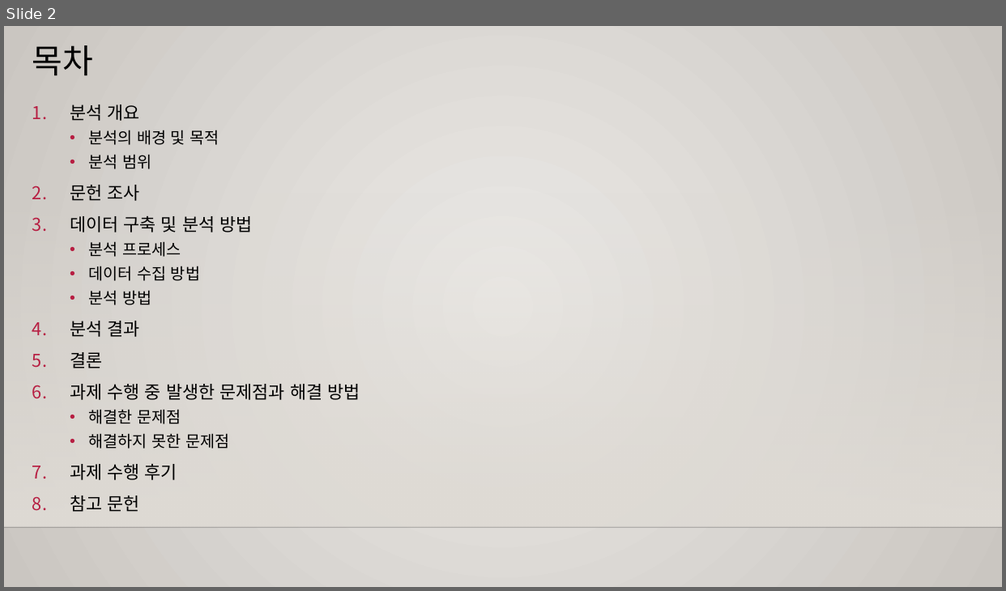
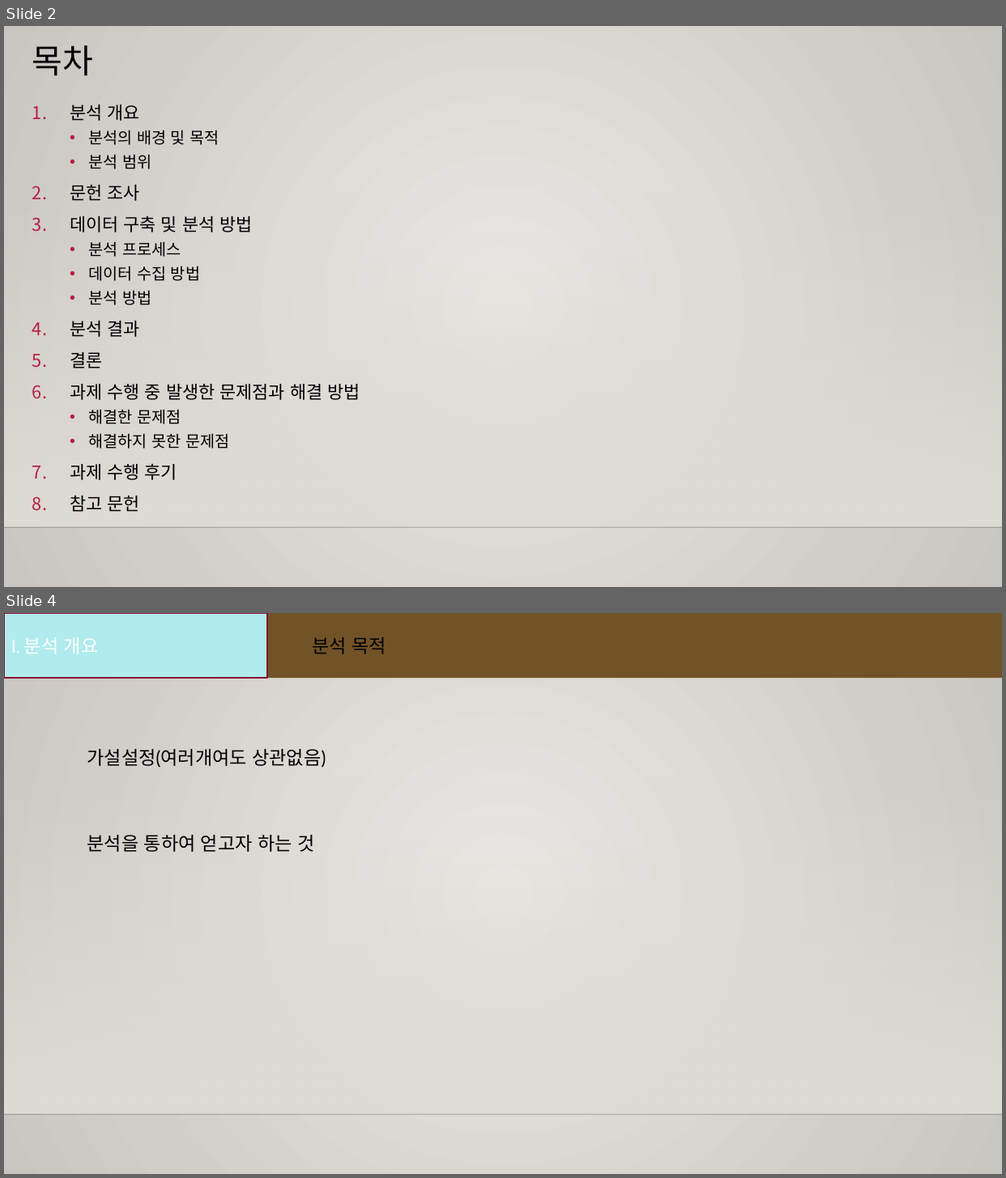
Before and after one commit to hyk2202/semi_project_2, a slide deck: Semi project.pptx. Shown one above the other, each under a label of ours: slide 2 before the commit, slides 2 and 4 after it; the slides between them are not shown. The pictures are 1006x591 and 1006x1178 pixels, drawn with LibreOffice and Linux fonts; fonts in the diff are those of the drawing; background and template pictures are left out. Boxes give left, top, right and bottom in pixels: in the first picture for what was removed or moved away, otherwise in the second. Text is boxed around its words. In the diff, an @@ line names an element or a change of style, - is before the commit and + after.

```diff
--- a/Semi project.pptx
+++ b/Semi project.pptx
@@ slide 4 added at (x1=4, y1=613, x2=1002, y2=1174), background gradient #EBE9E6 to #C9C5C0; not listed: 2 template elements that a slide beside it also shows @@
@@ rectangle added at (x1=4, y1=613, x2=1002, y2=678), fill #725328 @@
@@ rectangle added at (x1=4, y1=613, x2=267, y2=678), fill #B0EBEE, outline #851530 1.25 pt, 18 pt, text #FFFFFF @@
+I. 분석 개요
@@ text added at (x1=313, y1=637, x2=387, y2=654), 18 pt, text #000000 @@
+  분석 목적
@@ text added at (x1=87, y1=749, x2=326, y2=767), 18 pt, text #000000 @@
+가설설정(여러개여도 상관없음)
@@ text added at (x1=87, y1=835, x2=314, y2=852), 18 pt, text #000000 @@
+분석을 통하여 얻고자 하는 것
```
Also in this commit, not shown: 5 other slides changed, 18 other slides added, 9 other files.
